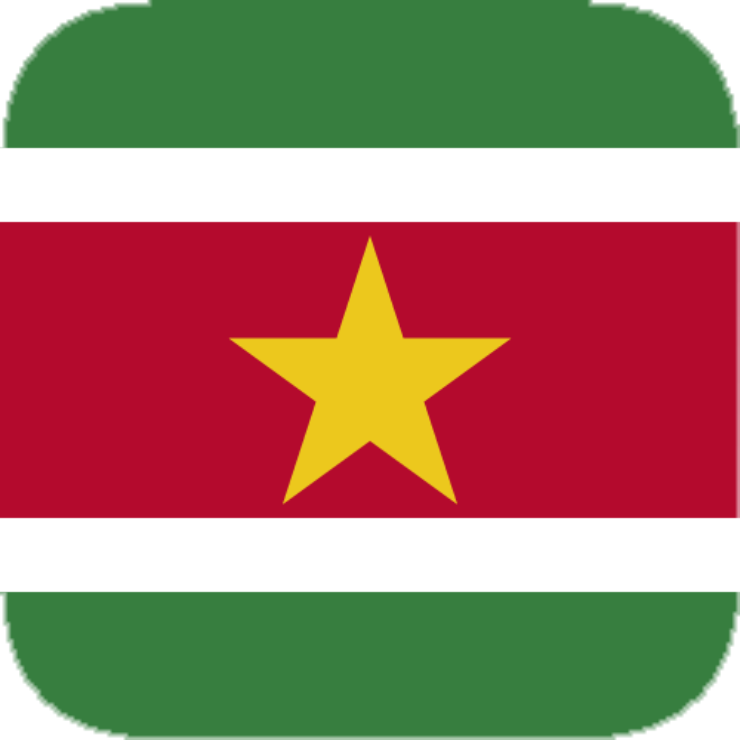
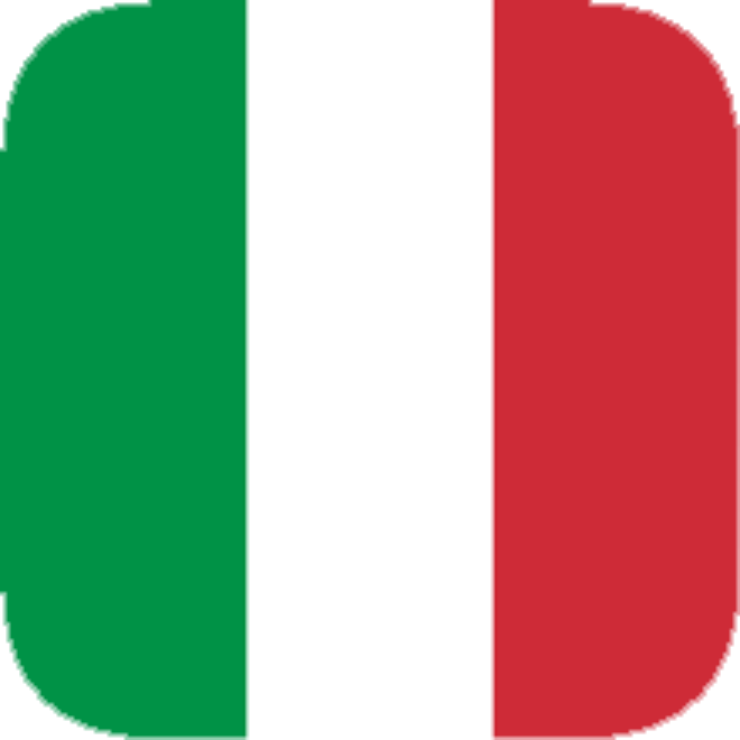
Comparing the layer stacks of the two 740 × 740 images. Changes:
hid "Laag 8" over [0, 0, 740, 740]
added layer "Laag 10" above "Laag 2 copy 3" over [0, 0, 740, 740]
